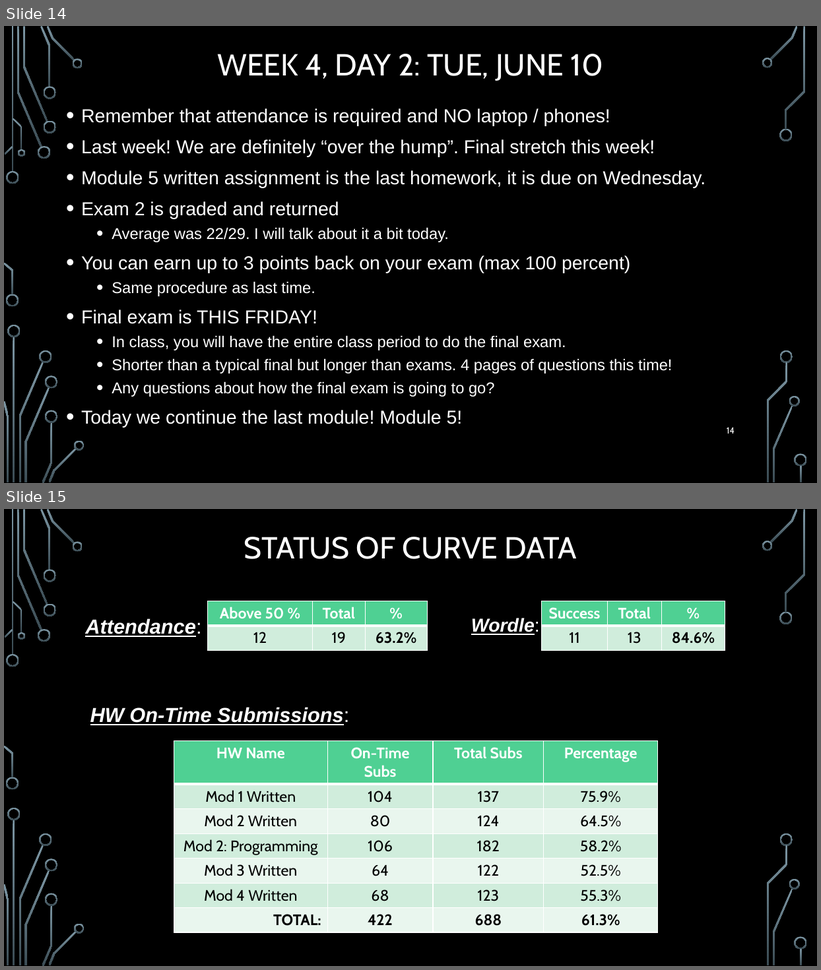
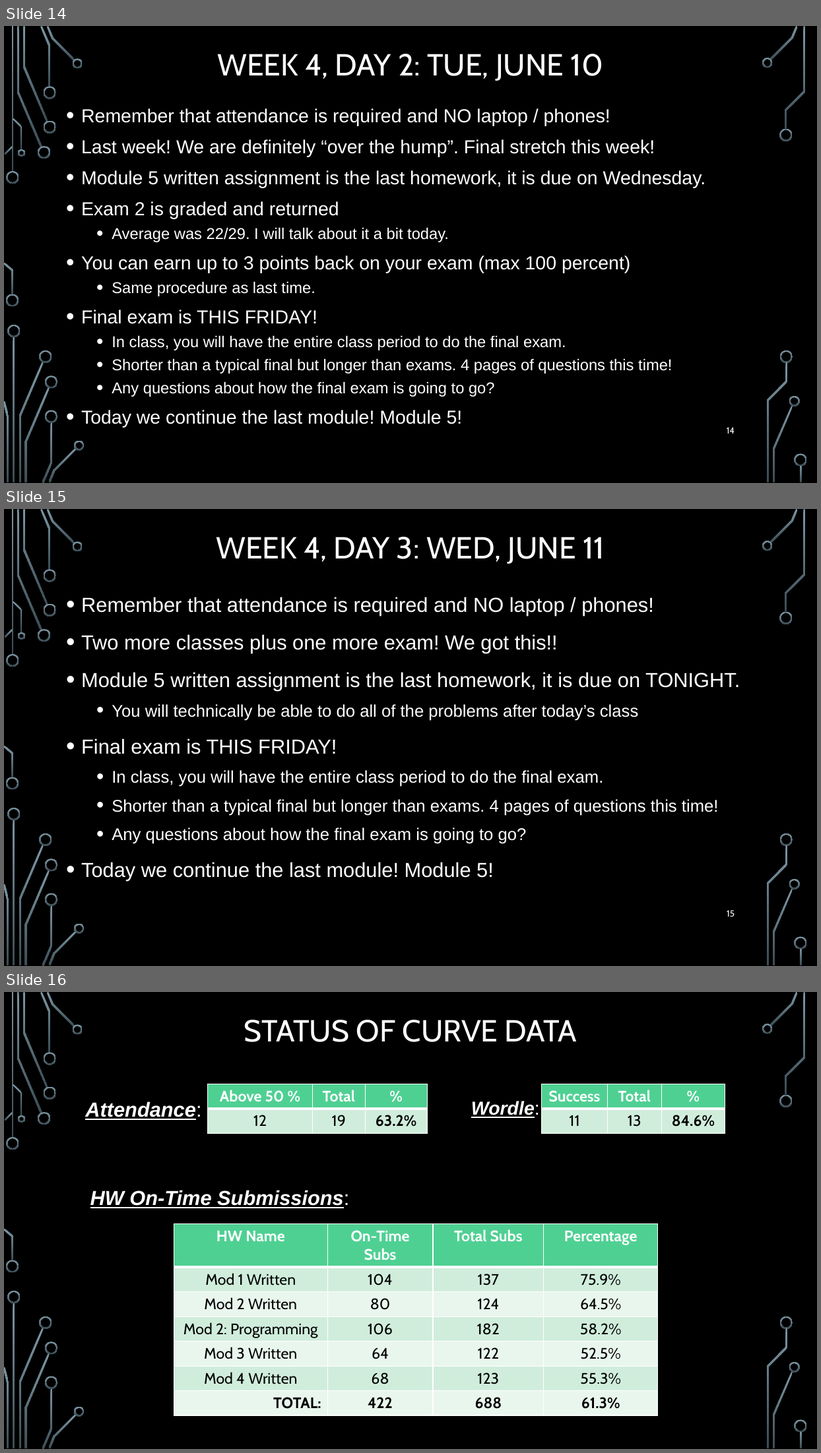
Before and after one commit to markfloryan/dmt2, a slide deck: slides/00-DailyAnnouncements.pptx. Shown one above the other, each under a label of ours: slides 14 and 15 before the commit, slides 14, 15 and 16 after it. The pictures are 821x970 and 821x1453 pixels, drawn with LibreOffice and Linux fonts; fonts in the diff are those of the drawing; background and template pictures are left out. Boxes give left, top, right and bottom in pixels: in the first picture for what was removed or moved away, otherwise in the second. Text is boxed around its words. In the diff, an @@ line names an element or a change of style, - is before the commit and + after.

```diff
--- a/slides/00-DailyAnnouncements.pptx
+++ b/slides/00-DailyAnnouncements.pptx
@@ slide 15 added at (4,509,817,966), background picture (left out); not listed: 36 template elements that a slide beside it also shows @@
@@ title added at (216,537,605,564), 36 pt, text #FFFFFF @@
+WEEK 4, DAY 3: WED, JUNE 11
@@ text added at (81,597,740,881), 20 pt, text #FFFFFF @@
+• Remember that attendance is required and NO laptop / phones!
+• Two more classes plus one more exam! We got this!!
+• Module 5 written assignment is the last homework, it is due on TONIGHT.
+  • You will technically be able to do all of the problems after today’s class
+• Final exam is THIS FRIDAY!
+  • In class, you will have the entire class period to do the final exam.
+  • Shorter than a typical final but longer than exams. 4 pages of questions this time!
+  • Any questions about how the final exam is going to go?
+• Today we continue the last module! Module 5!
@@ page number added at (727,910,735,917), 10.5 pt, text #FFFFFF @@
+15
@@ what was slide 15 is now slide 16 @@
```
Also in this commit, not shown: 1 other file.
